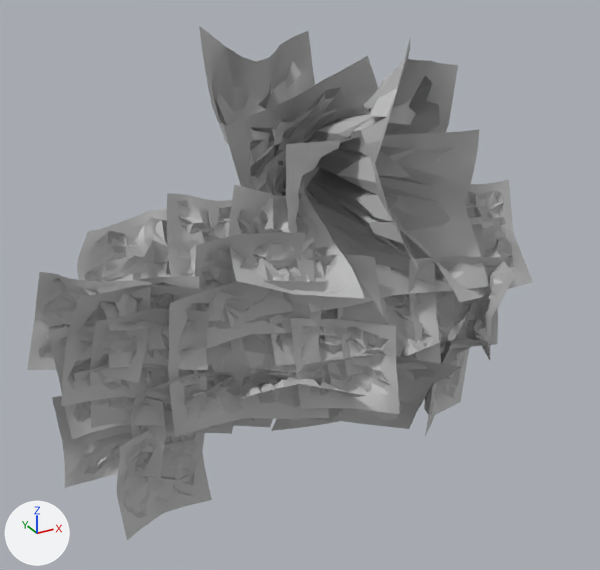
An edit to the FBX model Assets/God Hunt/Env/Background/BG/Models/Background_Room8.fbx, drawn before and after from the same camera.
Both versions are drawn from a 50 mm lens placed at (9.0, -77.5, 11.2), pointed at (40.6, -20.1, -17.5). Every picture has the same lights, and +X, +Y and +Z are marked at lower left.

Names of what the first picture shows: 'Background_Room8'.
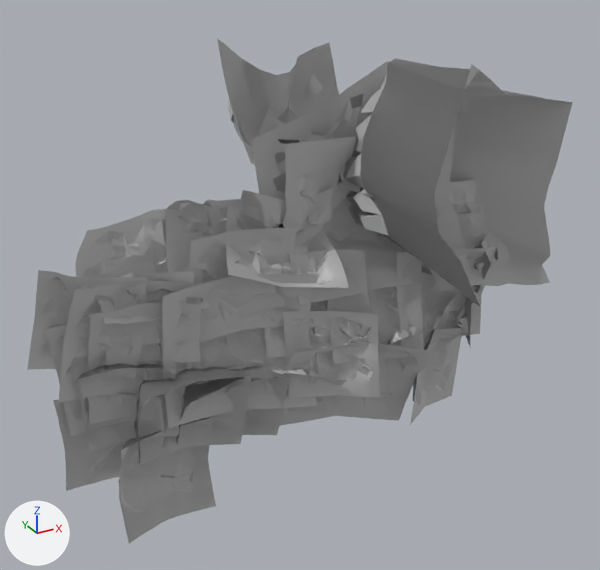
Pixel boxes [x1, y1, x2, y2] of what changed, in the pictures (600 x 570 px; the box of a moved part takes in the faces that stretch with it):
'Background_Room8', reshaped, moved, rescaled (8% wider): before [28, 26, 533, 540]; after [27, 39, 573, 544]
part 1 of me_mesh, moved or reshaped: before [195, 232, 305, 349]; after [190, 227, 297, 343]
part 2 of me_mesh, moved or reshaped: before [61, 285, 207, 410]; after [59, 281, 200, 402]
part 3 of me_mesh, moved or reshaped: before [271, 351, 462, 431]; after [279, 342, 440, 426]
part 4 of me_mesh, moved or reshaped: before [269, 254, 385, 366]; after [262, 249, 371, 358]
part 5 of me_mesh, moved or reshaped: before [337, 246, 441, 375]; after [327, 245, 424, 364]
part 6 of me_mesh, moved or reshaped: before [291, 318, 400, 414]; after [283, 311, 380, 398]
part 7 of me_mesh, moved or reshaped: before [236, 377, 365, 422]; after [226, 368, 347, 415]
part 8 of me_mesh, moved or reshaped: before [472, 240, 515, 360]; after [456, 237, 491, 346]
part 9 of me_mesh, moved or reshaped: before [409, 256, 513, 358]; after [396, 248, 494, 347]
part 10 of me_mesh, moved or reshaped: before [90, 309, 209, 428]; after [88, 303, 201, 425]
part 11 of me_mesh, moved or reshaped: before [97, 276, 208, 370]; after [93, 271, 201, 365]
part 12 of me_mesh, moved or reshaped: before [168, 280, 329, 437]; after [162, 274, 317, 428]
part 13 of me_mesh, moved or reshaped: before [48, 327, 164, 439]; after [47, 322, 156, 437]
part 14 of me_mesh, moved or reshaped: before [28, 272, 151, 384]; after [27, 270, 147, 378]
part 15 of me_mesh, moved or reshaped: before [77, 209, 216, 331]; after [75, 209, 210, 324]
part 16 of me_mesh, moved or reshaped: before [199, 26, 315, 144]; after [218, 39, 374, 197]
part 17 of me_mesh, moved or reshaped: before [424, 303, 472, 436]; after [410, 285, 485, 425]
part 18 of me_mesh, moved or reshaped: before [396, 338, 481, 379]; after [378, 328, 464, 371]
part 19 of me_mesh, moved or reshaped: before [52, 39, 533, 540]; after [53, 58, 573, 544]

The change, as a list of edits to the scene's bpy script:
```text
Change me_mesh:
    used by ob_background_room8; location = (37.91, -27.95, -17.89); rotation_euler = (1.571, 0.0, 0.0), in degrees (90, 0, 0); scale = (0.01, 0.01, 0.01)
    remove me_mesh.from_pydata(...)  # 6936 vertices, 12654 faces; spans x -2042.0..2072.0, y -1752.0..2140.0, z -2733.0..484.0
    add me_mesh.from_pydata(...)  # 6936 vertices, 12654 faces; spans x -2042.0..2278.0, y -1752.0..2000.0, z -7608.0..4465.0
    me_mesh part 1: the loose piece of 240 vertices spanning x -811.0..20.0, y -98.0..729.0, z -601.0..-190.0 is scaled about its middle by (1, 1, 2.92), then moved by (0.0, 0.0, -195.0)
    me_mesh part 2: the loose piece of 240 vertices spanning x -1886.0..-752.0, y -582.0..565.0, z -725.0..-281.0 is scaled about its middle by (1, 1, 2.92), then moved by (0.0, 0.0, -402.0)
    me_mesh part 3: the loose piece of 236 vertices spanning x -134.0..1071.0, y -1306.0..-230.0, z -571.0..484.0 is multiplied about its middle by the matrix ((1.0, 0.0, 0.0), (0.0, 1.0, 0.0), (0.0, 0.0, 2.922)), then moved by (0.0, 0.0, 482.0)
    me_mesh part 4: the loose piece of 240 vertices spanning x -268.0..589.0, y -358.0..493.0, z -439.0..219.0 is multiplied about its middle by the matrix ((1.0, 0.0, 0.0), (0.0, 1.0, 0.0), (0.0, 0.0, 2.922)), then moved by (0.0, 0.0, 354.0)
    me_mesh part 5: the loose piece of 240 vertices spanning x 225.0..1119.0, y -484.0..405.0, z -646.0..230.0 is multiplied about its middle by the matrix ((1.0, 0.0, 0.0), (0.0, 1.0, 0.0), (0.0, 0.0, 2.922)), then moved by (0.0, 0.0, 165.0)
    me_mesh part 6: the loose piece of 240 vertices spanning x -153.0..538.0, y -660.0..44.0, z -233.0..431.0 is scaled about its middle by (1, 1, 2.92), then moved by (0.0, 0.0, 755.0)
    me_mesh part 7: the loose piece of 236 vertices spanning x -654.0..317.0, y -1086.0..-385.0, z -743.0..323.0 is multiplied about its middle by the matrix ((1.0, 0.0, 0.0), (0.0, 1.0, 0.0), (0.0, 0.0, 2.922)), then moved by (0.0, 0.0, 162.0)
    me_mesh part 8: the loose piece of 240 vertices spanning x 1411.0..1994.0, y -501.0..382.0, z -369.0..435.0 is scaled about its middle by (1, 1, 2.92), then moved by (0.0, 0.0, 629.0)
    me_mesh part 9: the loose piece of 240 vertices spanning x 859.0..1710.0, y -452.0..401.0, z -228.0..233.0 is scaled about its middle by (1, 1, 2.92), then moved by (0.0, 0.0, 570.0)
    me_mesh part 10: the loose piece of 240 vertices spanning x -1668.0..-817.0, y -767.0..350.0, z -690.0..-187.0 is scaled about its middle by (1, 1, 2.92), then moved by (0.0, 0.0, -278.0)
    me_mesh part 11: the loose piece of 240 vertices spanning x -1540.0..-806.0, y -205.0..499.0, z -642.0..-191.0 is scaled about its middle by (1, 1, 2.92), then moved by (0.0, 0.0, -235.0)
    me_mesh part 12: the loose piece of 236 vertices spanning x -1131.0..87.0, y -755.0..407.0, z -558.0..76.0 is scaled about its middle by (1, 1, 2.92), then moved by (0.0, 0.0, 103.0)
    me_mesh part 13: the loose piece of 240 vertices spanning x -1885.0..-1147.0, y -790.0..215.0, z -857.0..-422.0 is scaled about its middle by (1, 1, 2.92), then moved by (0.0, 0.0, -664.0)
    me_mesh part 14: the loose piece of 240 vertices spanning x -2042.0..-1153.0, y -322.0..621.0, z -863.0..-440.0 is scaled about its middle by (1, 1, 2.92), then moved by (0.0, 0.0, -686.0)
    me_mesh part 15: the loose piece of 240 vertices spanning x -1630.0..-639.0, y 158.0..881.0, z -894.0..-277.0 is scaled about its middle by (1, 1, 2.92), then moved by (0.0, 0.0, -560.0)
    me_mesh part 16: the loose piece of 240 vertices spanning x 106.0..1339.0, y 838.0..2003.0, z -2733.0..-1108.0 is multiplied about its middle by the matrix ((1.0, 0.0, 0.0), (0.0, 1.0, 0.0), (0.0, 0.0, 4.866)), then moved by (0.0, -67.0, -1736.0)
    me_mesh part 17: the loose piece of 240 vertices spanning x 1006.0..1917.0, y -1284.0..-42.0, z -281.0..292.0 is scaled about its middle by (1, 1, 2.92), then moved by (0.0, 0.0, 576.0)
    me_mesh part 18: the loose piece of 240 vertices spanning x 603.0..1497.0, y -987.0..-253.0, z -296.0..248.0 is scaled about its middle by (1, 1, 2.92), then moved by (0.0, 0.0, 520.0)
    me_mesh part 19: 1921 of 6936 vertices moved; they spanned x -1901.0..2072.0, y -1752.0..2140.0, z -1792.0..374.0 and now span x -1901.0..2278.0, y -1752.0..2000.0, z -2569.0..4465.0; mean shift (4.0, -3.0, -312.0); largest move (637.0, 509.0, 374.0) -> (843.0, 369.0, 4465.0)
Change ob_background_room8:
    ob_background_room8.location: (37.91, -27.95, -17.89) -> (37.91, -24.55, -17.89)
    ob_background_room8.scale: (0.01, 0.01, 0.01) -> (0.01, 0.01, 0.00267)
```
